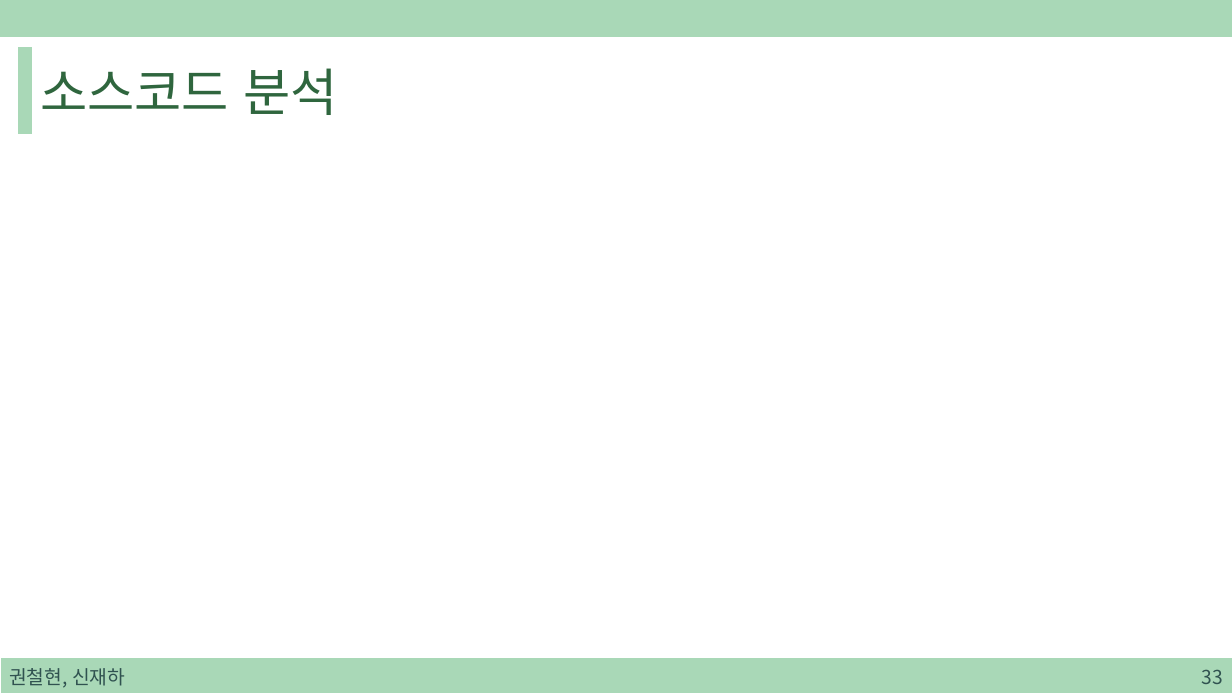
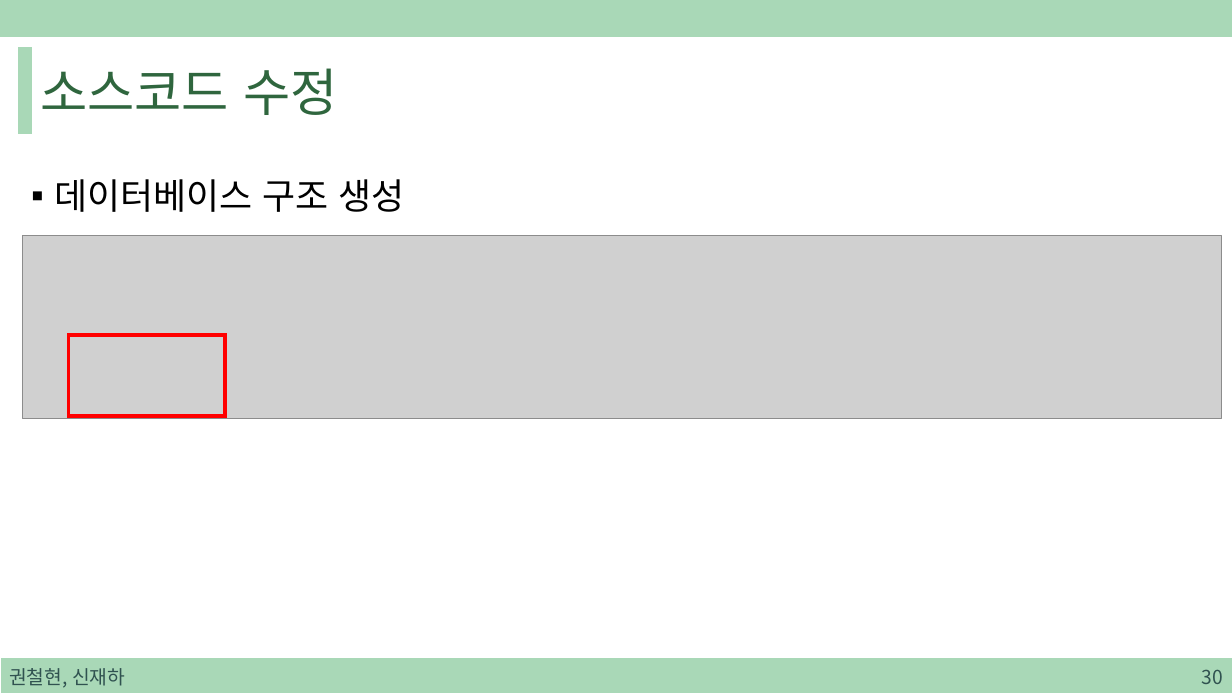
Before and after one commit to sjh4287/capston, a slide deck: slide 30 of 2022.01.21/On-Device Training.pptx (slide 33 before the commit). Drawn at 1232x693 pixels with LibreOffice and Linux fonts; fonts in the diff are those of the drawing; grey boxes stand for pictures. Boxes give left, top, right and bottom in pixels: in the first picture for what was removed or moved away, otherwise in the second. Text is boxed around its words. In the diff, an @@ line names an element or a change of style, - is before the commit and + after.

```diff
--- a/2022.01.21/On-Device Training.pptx
+++ b/2022.01.21/On-Device Training.pptx
@@ title at bbox=[41, 68, 338, 115]: text changed @@
-소스코드 분석
+소스코드 수정
@@ text added at bbox=[54, 179, 404, 212], 28 pt, text #000000 @@
+▪ 데이터베이스 구조 생성
@@ picture added at bbox=[22, 236, 1222, 419] @@
@@ rectangle added at bbox=[68, 335, 226, 417], outline #FF0000 3 pt @@
@@ page number at bbox=[1201, 670, 1222, 684]: text changed @@
-33
+30
```
Also in this commit, not shown: 22 other slides changed, 8 slides removed.
